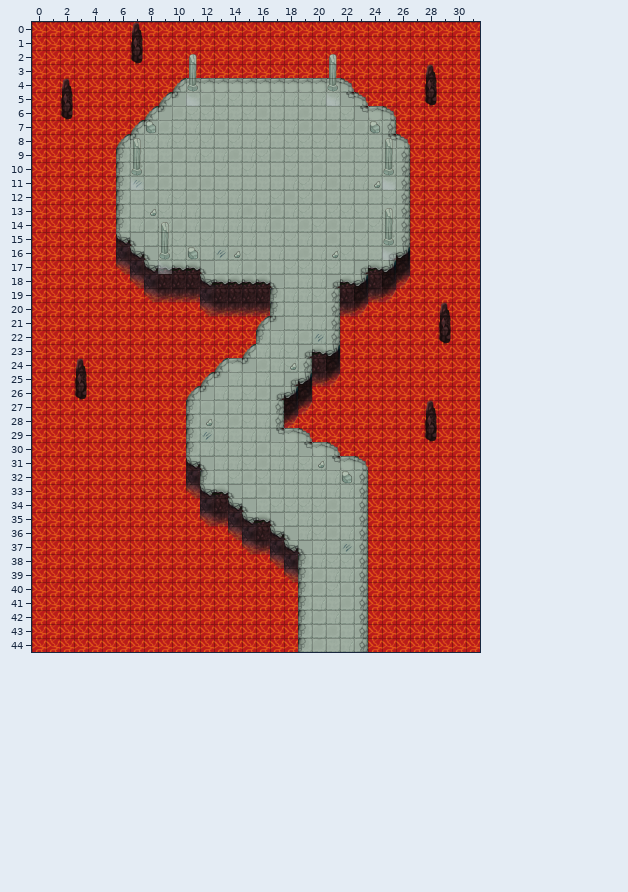
Two states of a Tiled map (JSON), public/map/temple14.json. Above: the version before the commit.
Cells are 32x32 px. Shown: x 0..31, y 0..44.
The result:
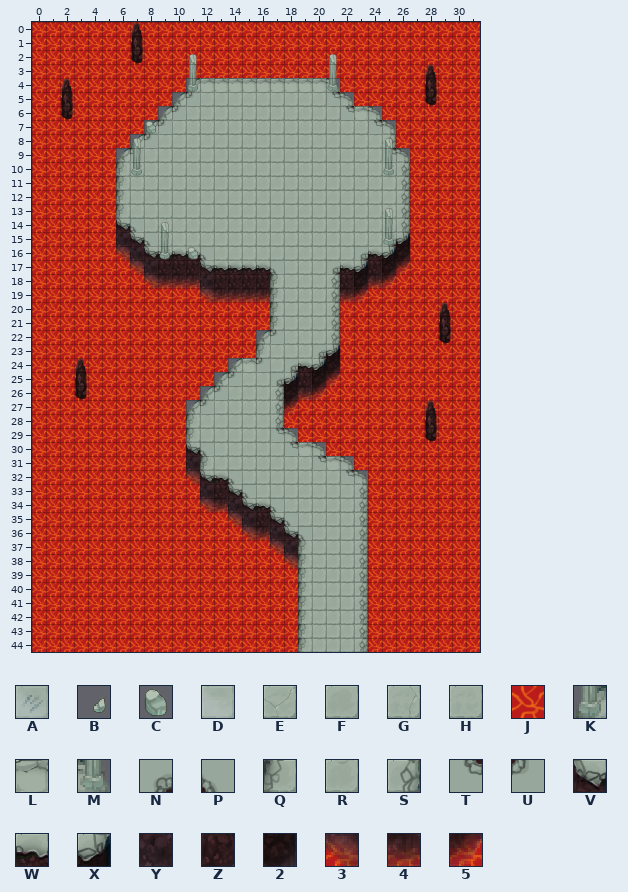
Key: from "temple": A 90, B 125, C 135, D 144, E 201, F 202, G 211, H 212, J 284, K 290, L 291, M 292, N 293, P 294, Q 300, R 301, S 302, T 303, U 304, V 310, W 311, X 312, Y 320, Z 321, 2 322, 3 330, 4 331, 5 332.
_ is an empty cell.
Tiles replaced or removed in this view: 2, 3, 4, 5, A, B, C, D, E, F, G, H, J, K, L, M, N, P, Q, S, T, U, V, W, X, Y, Z.
See-through tiles are keyed as they look on the map.
Change:
Changed rows in their new state; . is an unchanged cell.
Layer "layer1":
first column x 6:
 4 .....K.........M.....
 5 ....KU.........TM....
 6 ...KU...........TLM..
 7 ..KU..............TM.
 8 .KU................S.
 9 KU.................TM
11 .R................RR.
13 ..R..................
14 VP...................
15 .VP................NX
16 ..VWWWPRR......R.NWX.
17 ......VWWWWP...NWX...
18 ...........Q...S.....
21 ...........Q.........
22 ..........KU..R......
23 ..........Q..RN......
24 ........KLU.NWX......
25 .......KU..NX........
26 ......KU...S.........
27 .....KU..............
28 ......R..............
29 ......R.....M........
30 .....VP.....TLM......
31 ......Q.......TLM....
32 ......VWP.......TM...
33 ........VP...........
34 .........VWP.........
35 ...........VP........
36 ............VP.......
37 .............Q..R....
Layer "layer3":
first column x 6:
 4 ....__.........__....
 5 ...__...........__...
 6 ..__.............___.
 7 .__..............._..
 8 __.................__
 9 _..................._
11 ._................_..
13 .._..................
14 _....................
15 Y_.................._
16 3Y_....__......_..._2
17 _3YZZZ_.........._Z25
18 ._3444YZZZZ_..._Z245_
19 ..____34444.....45__.
20 ......_____.....__...
21 ..........__.........
22 .........._..._......
23 ........._...__......
24 .......___..___......
25 ......__...._Z2......
26 .....__...._245......
27 ....._......5_.......
28 ......_....._........
29 ......_.....__.......
30 ....._.......___.....
31 .....Y_.......____...
32 .....3_.........__...
33 ....._YZ_............
34 ......34Y_...........
35 ......__3YZ_.........
36 ........_34Y_........
37 .........__3Y_.._....
38 ..........._3........
39 ............_........
Layer "layer4":
first column x 11:
 5 _........._
first column x 7:
11 _................._
first column x 9:
16 ................_
17 _................
Changed places in both pictures, as pixel boxes (x1, y1, x2, y2):
changed: (116, 78, 200, 162)
changed: (326, 78, 410, 162)
changed: (130, 176, 144, 190)
changed: (372, 176, 396, 190)
changed: (116, 204, 410, 582)
